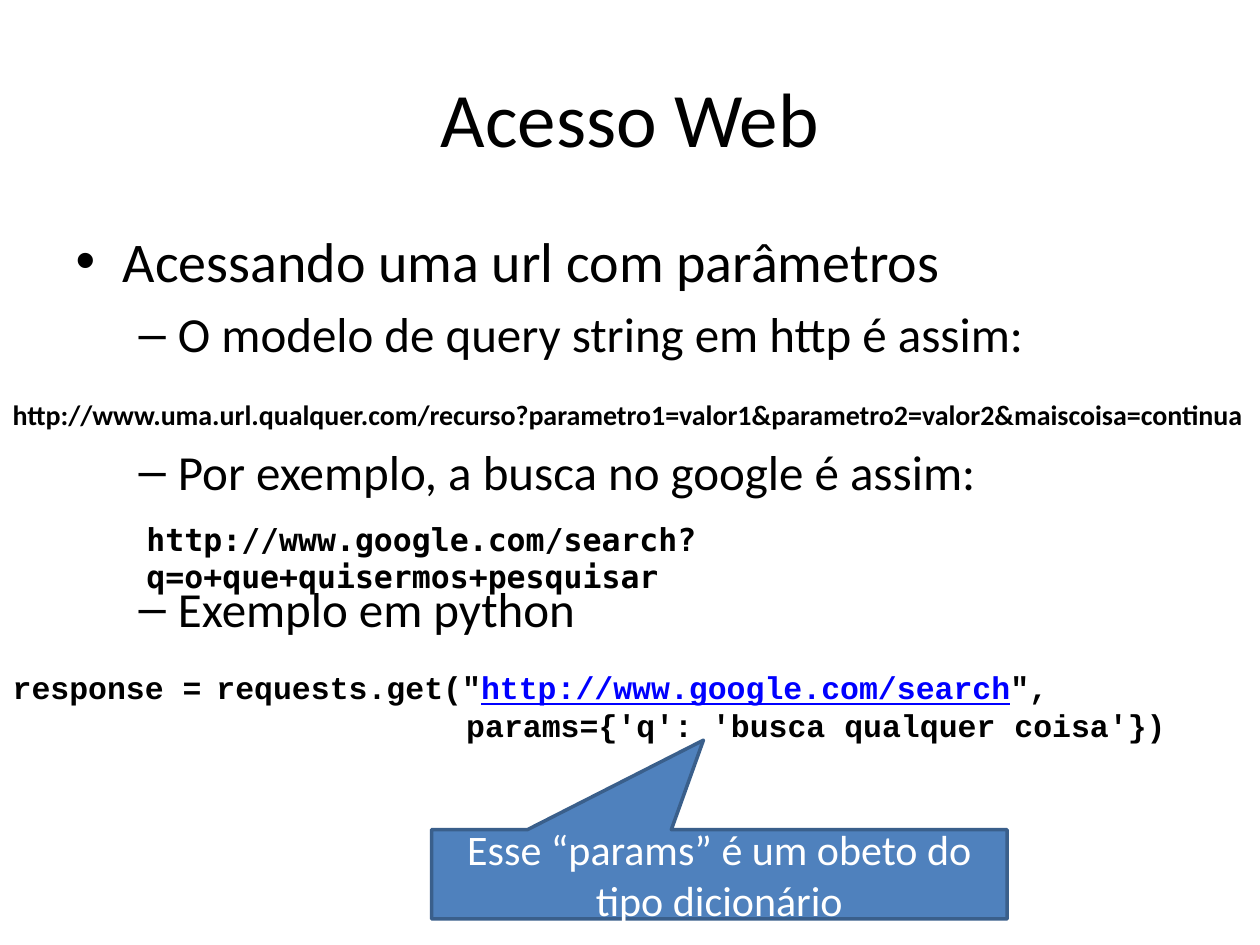
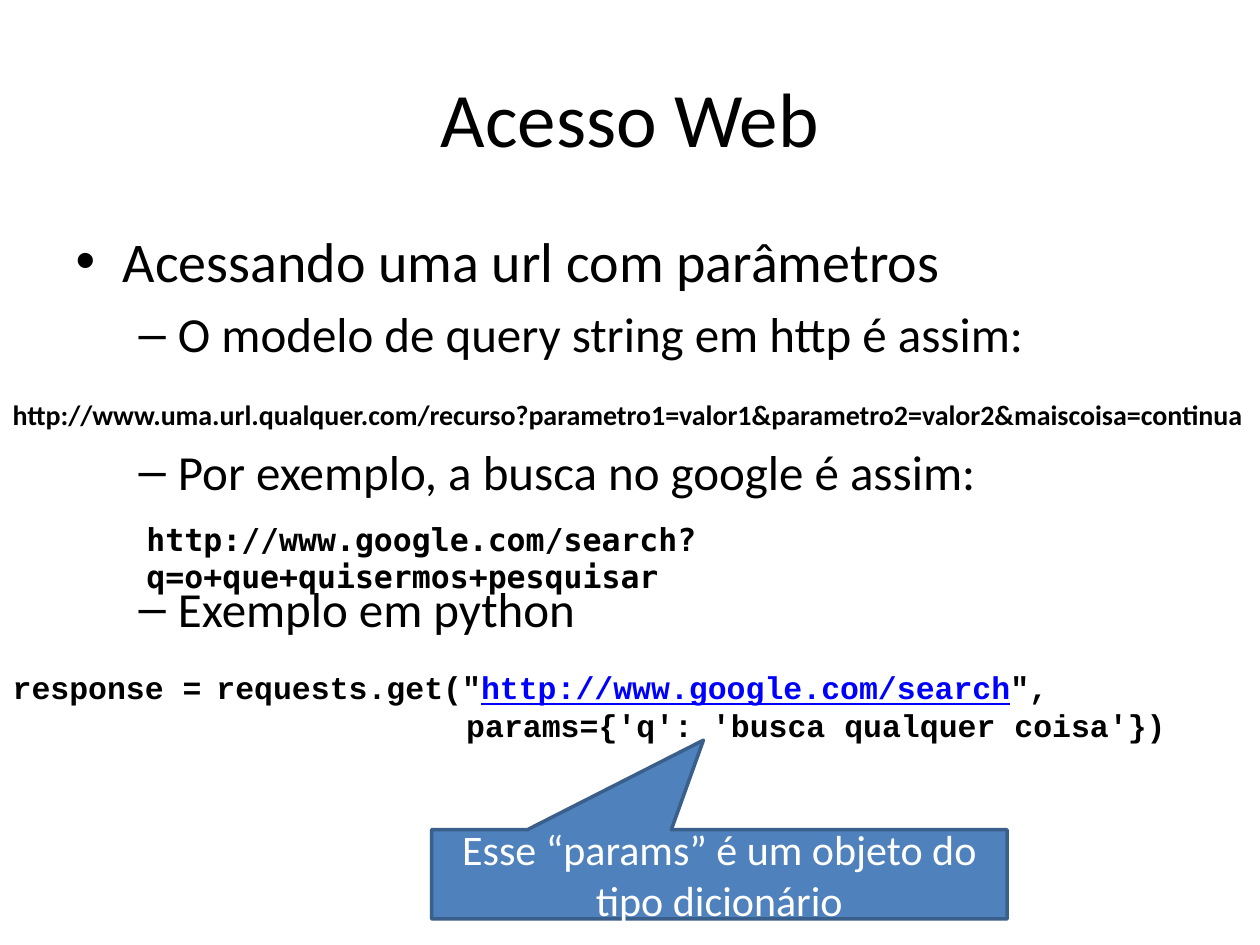
Before and after one commit to niviaquental/niviaquental.github.io, a slide deck: slide 12 of AutomacaoComScripts/Aula08-SocketsHttp/08-SocketsHttp.pptx. Drawn at 1260x945 pixels with LibreOffice and Linux fonts; fonts in the diff are those of the drawing; background and template pictures are left out. Boxes give left, top, right and bottom in pixels: in the first picture for what was removed or moved away, otherwise in the second. Text is boxed around its words. In the diff, an @@ line names an element or a change of style, - is before the commit and + after.

```diff
--- a/AutomacaoComScripts/Aula08-SocketsHttp/08-SocketsHttp.pptx
+++ b/AutomacaoComScripts/Aula08-SocketsHttp/08-SocketsHttp.pptx
@@ text in speech box at <box>462,835,976,926</box>: text changed @@
-Esse “params” é um obeto do tipo dicionário
+Esse “params” é um objeto do tipo dicionário
```
Also in this commit, not shown: 1 other slide changed, 1 other file.
